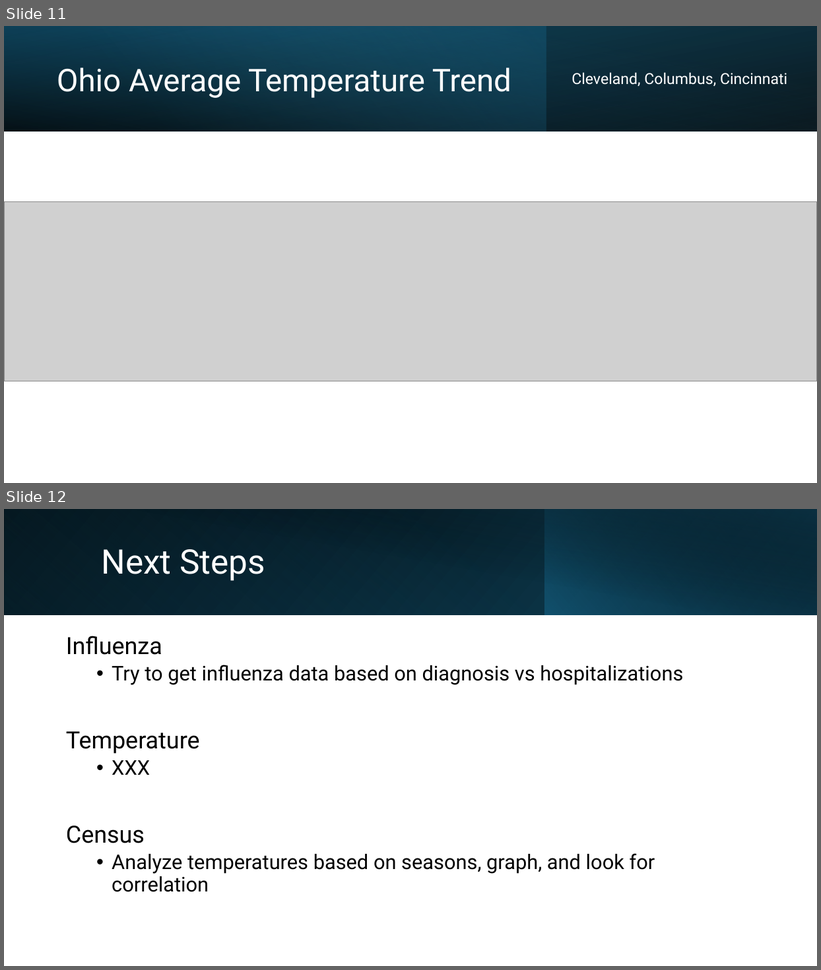
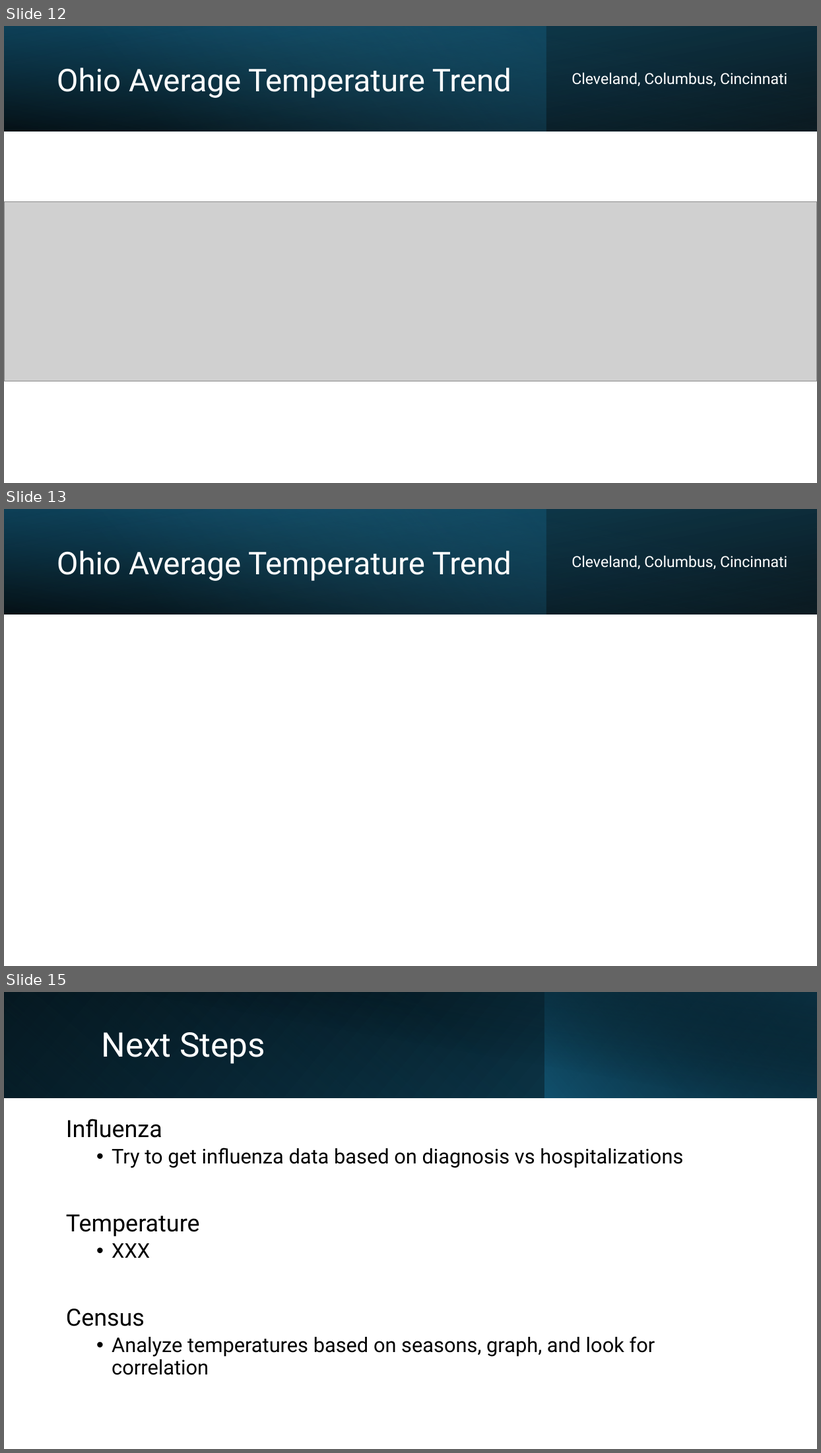
Before and after one commit to brian-campbell/ai-bootcamp-project-1, a slide deck: Project-1-Presentation.pptx. Shown one above the other, each under a label of ours: slides 11 and 12 before the commit, slides 12, 13 and 15 after it; the slides between them are not shown. The pictures are 821x970 and 821x1453 pixels, drawn with LibreOffice and Linux fonts; fonts in the diff are those of the drawing; grey boxes stand for pictures. Boxes give left, top, right and bottom in pixels: in the first picture for what was removed or moved away, otherwise in the second. Text is boxed around its words. In the diff, an @@ line names an element or a change of style, - is before the commit and + after.

```diff
--- a/Project-1-Presentation.pptx
+++ b/Project-1-Presentation.pptx
@@ slide 13 added at (4, 509, 817, 966), background #FFFFFF @@
@@ rectangle added at (4, 509, 817, 614), fill gradient #000000 to #104862 @@
@@ rectangle added at (4, 509, 547, 614), fill gradient #156082 to #46B1E1 @@
@@ rectangle added at (4, 509, 817, 614), fill gradient #000000 to #156082 @@
@@ title added at (57, 551, 512, 581), 37 pt, text #FFFFFF @@
+Ohio Average Temperature Trend
@@ text added at (572, 555, 787, 569), 18 pt, text #FFFFFF @@
+Cleveland, Columbus, Cincinnati
@@ what was slide 11 is now slide 12 @@
@@ what was slide 12 is now slide 15 @@
```
Also in this commit, not shown: 1 slide changed, 1 other slide added.
